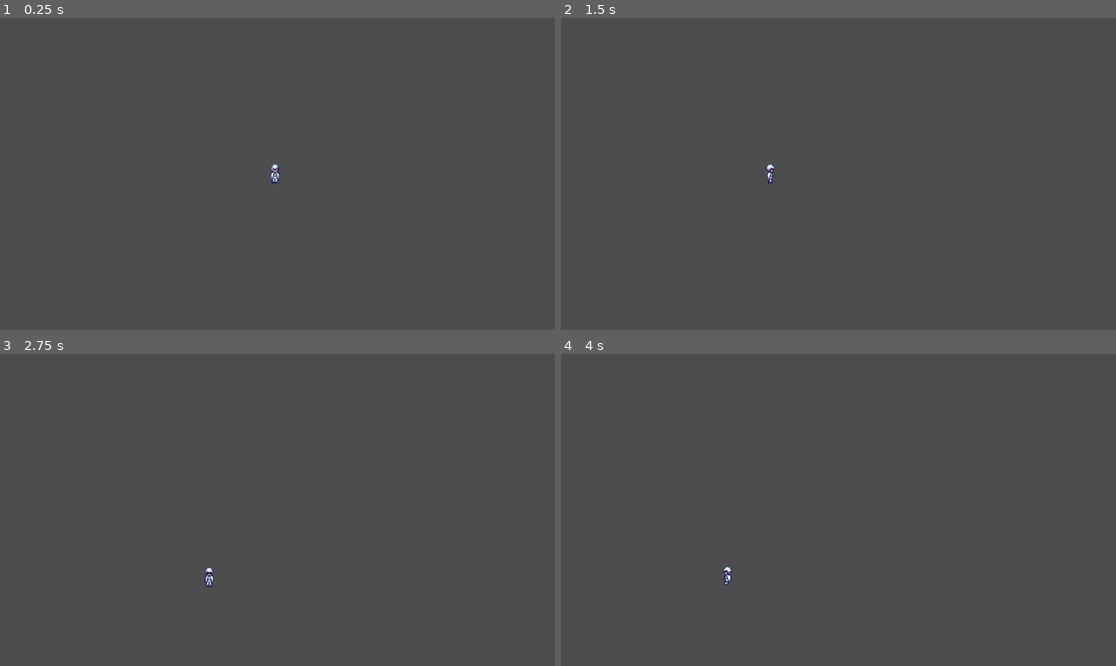
Above: before the commit, frames 1-4 (two rows, left to right).
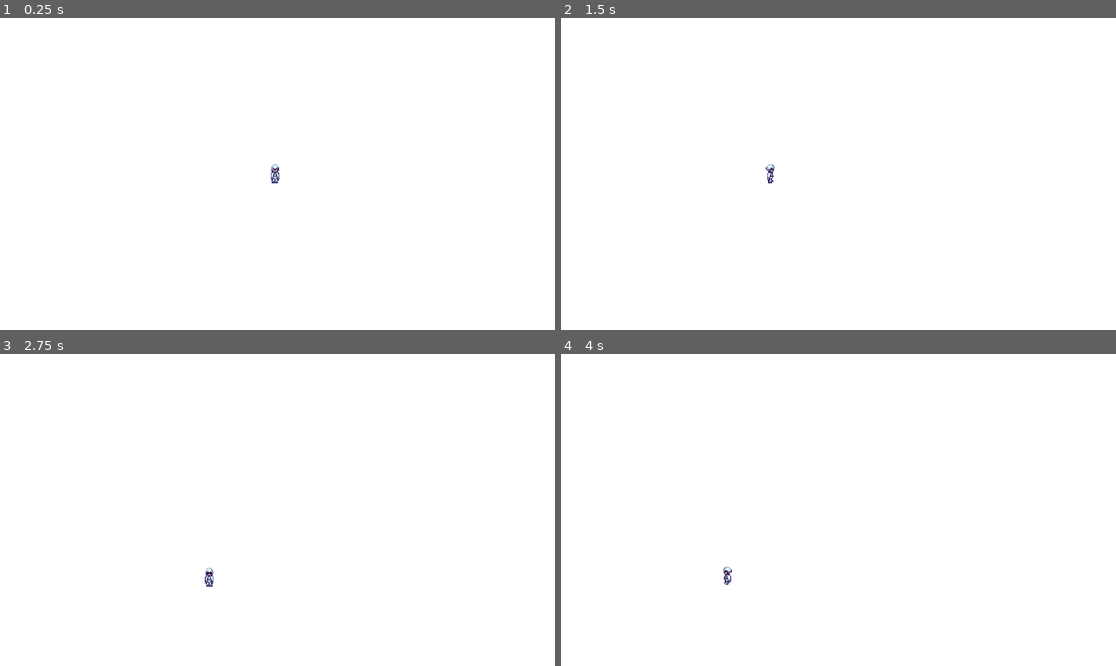
Above: after the commit, the same moments.

Repository: OneMapleLeaf/godot_finals_project
Game: Godot game, scene res://world.tscn
Same seed, same stepped clock (60 frames per second), same inputs: the game is played once before the commit and once after it.
Inputs:
- Up to frame 1 (0.25 s): no input
- Up to frame 2 (1.5 s): tap Enter at 0.5 s; hold A (A) 0.53-1.28 s; tap Space at 1.25 s; tap D (D) at 1.35 s
- Up to frame 3 (2.75 s): tap Enter at 2 s; hold S (S) from 2.03 s (still down)
- Up to frame 4 (4 s): release S (S) at 2.78 s; tap W (W) at 2.85 s; tap Space at 3.5 s; hold A (A) from 3.53 s (still down)

The runs differ from the first frame. In frame 1, 100% of the frame differs, in the area x 0-100%, y 0-100%; in frame 2, 100%; in frame 3, 100%; in frame 4, 100%.

Commit message:
added canvas basis for world

Diff:
--- a/world.tscn
+++ b/world.tscn
@@ -4,5 +4,10 @@
 
 [node name="World" type="Node2D"]
 
+[node name="Canvas" type="ColorRect" parent="."]
+custom_minimum_size = Vector2(1920, 1080)
+offset_right = 1920.0
+offset_bottom = 1080.0
+
 [node name="Player_Character" parent="." instance=ExtResource("1_l6s2d")]
 position = Vector2(571, 318)
